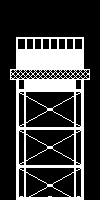
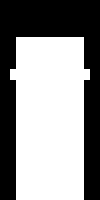
Layers edited between the first and the second (100, 200) image:
painted on "Layer 2" over <box>11,39,89,197</box>
hid "Background", painted on it over <box>11,39,89,197</box>
